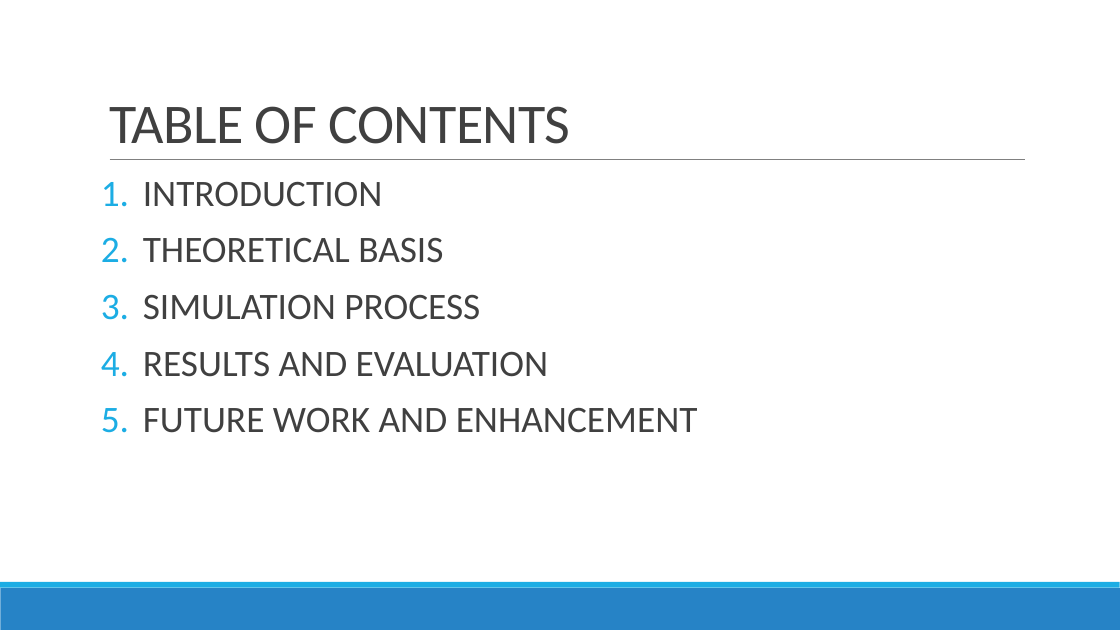
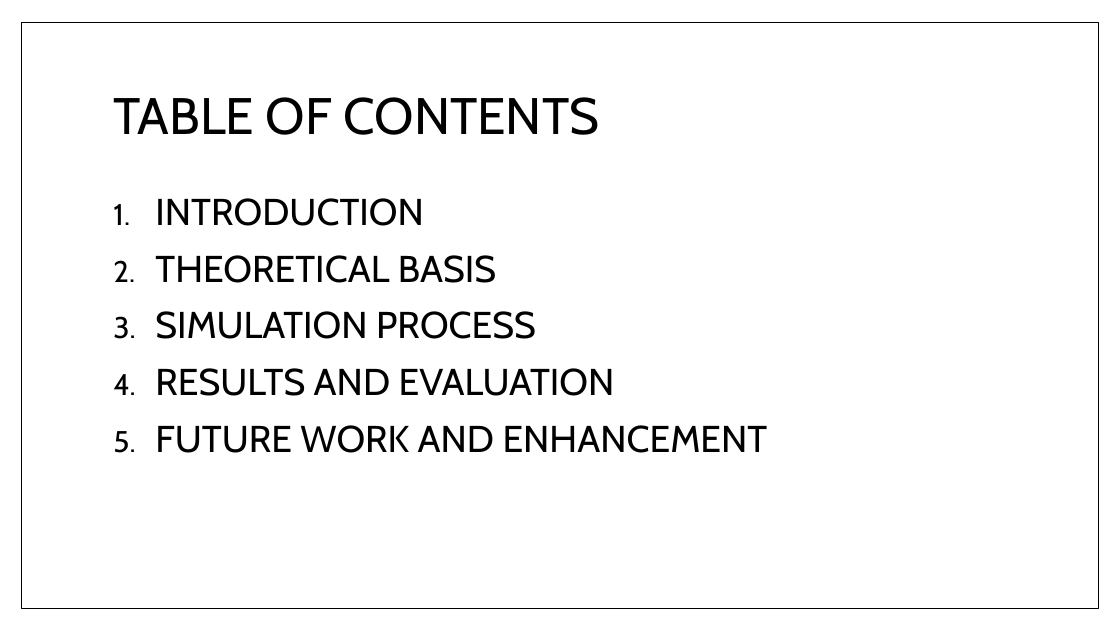
Before and after one commit to Bminhhh/CapsoneProject, a slide deck: slide 2 of duy/CAPSTONE PROJECT/CAPSTONE PROJECT REPORT.pptx. Drawn at 1120x630 pixels with LibreOffice and Linux fonts; fonts in the diff are those of the drawing. Boxes give left, top, right and bottom in pixels: in the first picture for what was removed or moved away, otherwise in the second. Text is boxed around its words. In the diff, an @@ line names an element or a change of style, - is before the commit and + after.

```diff
--- a/duy/CAPSTONE PROJECT/CAPSTONE PROJECT REPORT.pptx
+++ b/duy/CAPSTONE PROJECT/CAPSTONE PROJECT REPORT.pptx
@@ rectangle added at box(21, 23, 1098, 608), fill #FFFFFF, outline #000000 1 pt @@
@@ title "TABLE OF CONTENTS": place and size @@
-title "TABLE OF CONTENTS" at box(109, 106, 571, 144)
+title "TABLE OF CONTENTS" at box(113, 97, 600, 135)
@@ title "TABLE OF CONTENTS" at box(113, 97, 600, 135): size 48 to 44 pt, font Calibri to Cabin, text colour #404040 to #000000, letter spacing -0.5 to 0 pt; line spacing 0.85 to 0.9; vertical alignment bottom to middle @@
@@ line removed from (110, 160) to (1026, 160) @@
@@ text "INTRODUCTION": place and size @@
-text "INTRODUCTION" at box(143, 182, 698, 433)
+text "INTRODUCTION" at box(155, 198, 768, 453)
@@ text "INTRODUCTION" at box(155, 198, 768, 453): font Calibri to Cabin, text colour #404040 to #000000; bullet colour #1CADE4 to #000000 @@
@@ rectangle removed at box(0, 588, 1120, 630) @@
@@ rectangle removed at box(0, 582, 1120, 588) @@
```
Also in this commit, not shown: 17 other slides changed, 2 slides added, 2 slides removed, 7 other files.
